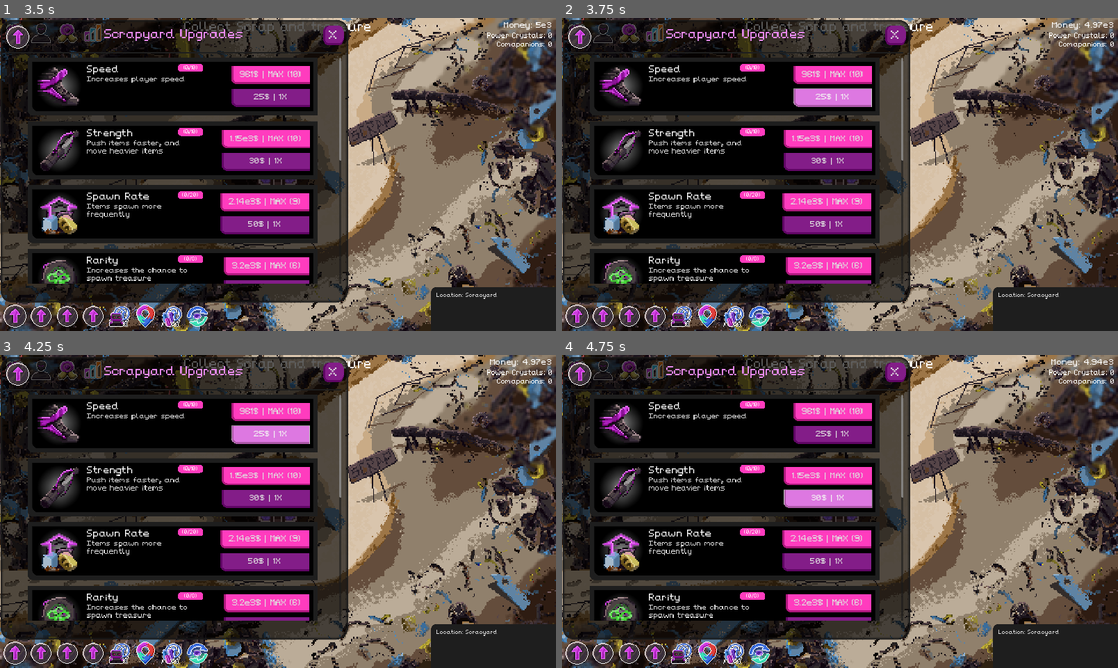
Above: before the commit, frames 1-4 (two rows, left to right).
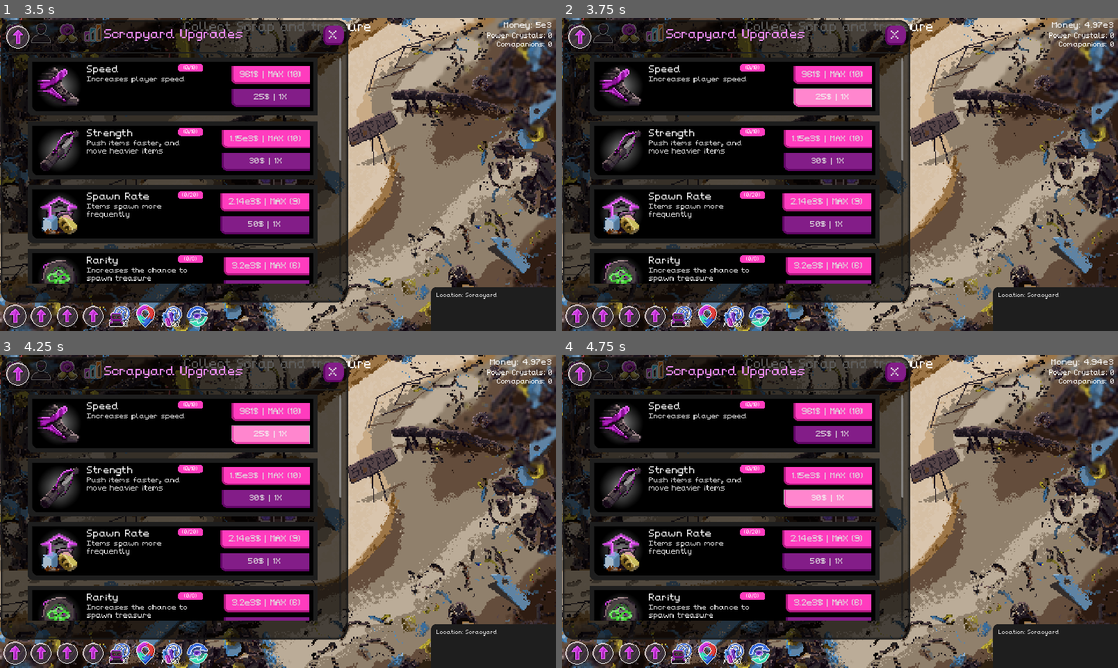
Above: after the commit, the same moments.

Repository: NathanHeaton/Robo-revolution
Game: Godot game, scene res://Main/main.tscn
Two runs of this game, one before a commit and one after it. Both use one fixed random seed, a clock stepped at 60 frames per second and the inputs below. Before the commit the project starts from res://main.tscn.
Inputs (mouse positions are in pixels of both pictures, inside the frame that each line leads up to):
- Up to frame 1 (3.5 s): click (38, 33) at 0.5 s; click (66, 33) at 1.25 s; click (94, 33) at 2 s; click (16, 315) at 2.75 s
- Up to frame 2 (3.75 s): click "25$ | 1X" at 3.5 s
- Up to frame 3 (4.25 s): no input
- Up to frame 4 (4.75 s): click "30$ | 1X" at 4.25 s

Frame 1 is identical in both runs. In frame 2, 0.8% of the frame differs, in the area x 41-56%, y 22-29%; in frame 3, 0.8%; in frame 4, 0.9%, in the area x 40-56%, y 43-49%.

Commit message:
fixed file structure

Diff:
--- /dev/null
+++ b/robo-revolution/Main/main.tscn
@@ -0,0 +1,40 @@
+[gd_scene load_steps=9 format=3 uid="uid://c8nwu4mwix02w"]
+
+[ext_resource type="Script" path="res://Main/main.gd" id="1_l0ipk"]
+[ext_resource type="PackedScene" uid="uid://cypyv08he7eys" path="res://Scenes/scrap_treasure.tscn" id="2_yxho2"]
+[ext_resource type="PackedScene" uid="uid://cpky4ajurmwss" path="res://Scenes/location_sprites.tscn" id="3_cn8wn"]
+[ext_resource type="PackedScene" uid="uid://chxff3xxo7qn2" path="res://Scenes/player.tscn" id="4_pkabt"]
+[ext_resource type="PackedScene" uid="uid://dkgn3ys5nt1ao" path="res://Scenes/item_collector.tscn" id="5_looat"]
+[ext_resource type="PackedScene" uid="uid://3pke8c3v8xbd" path="res://UI/hud.tscn" id="6_rxbsb"]
+[ext_resource type="PackedScene" uid="uid://bgplxom4d71ao" path="res://Scenes/walls.tscn" id="7_lbk8s"]
+[ext_resource type="PackedScene" uid="uid://cbh7nw33q7mn7" path="res://Scenes/item_creator.tscn" id="8_7cs6e"]
+
+[node name="Main" type="Node"]
+script = ExtResource("1_l0ipk")
+scrap_treasure = ExtResource("2_yxho2")
+metadata/_edit_vertical_guides_ = [824.0, 1143.0, 964.0]
+metadata/_edit_horizontal_guides_ = [325.0, 725.0, 517.0]
+
+[node name="Location_Sprites" parent="." instance=ExtResource("3_cn8wn")]
+
+[node name="Player" parent="." instance=ExtResource("4_pkabt")]
+position = Vector2(994, 660)
+
+[node name="loot_spawn_timer" type="Timer" parent="."]
+autostart = true
+
+[node name="Start_Position" type="Marker2D" parent="."]
+position = Vector2(800, 500)
+
+[node name="Item_Collector" parent="." instance=ExtResource("5_looat")]
+
+[node name="HUD" parent="." instance=ExtResource("6_rxbsb")]
+
+[node name="Walls" parent="." instance=ExtResource("7_lbk8s")]
+
+[node name="Item_creator" parent="." instance=ExtResource("8_7cs6e")]
+
+[connection signal="push" from="Player" to="." method="_on_player_push"]
+[connection signal="timeout" from="loot_spawn_timer" to="." method="_spawn_loot"]
+[connection signal="collect" from="Item_Collector" to="." method="_on_item_collector_collect"]
+[connection signal="start_game" from="HUD" to="." method="_on_hud_start_game"]
--- a/robo-revolution/item_collector.tscn
+++ b/robo-revolution/Scenes/item_collector.tscn
@@ -1,6 +1,6 @@
 [gd_scene load_steps=7 format=3 uid="uid://dkgn3ys5nt1ao"]
 
-[ext_resource type="Script" path="res://rigid_body_2d.gd" id="1_8ruds"]
+[ext_resource type="Script" path="res://Scenes/rigid_body_2d.gd" id="1_8ruds"]
 [ext_resource type="Texture2D" uid="uid://bc88own3hjhol" path="res://assets/collection_point.png" id="2_ayeuq"]
 
 [sub_resource type="CircleShape2D" id="CircleShape2D_mgpwt"]
--- a/robo-revolution/item_creator.tscn
+++ b/robo-revolution/Scenes/item_creator.tscn
@@ -1,6 +1,6 @@
 [gd_scene load_steps=2 format=3 uid="uid://cbh7nw33q7mn7"]
 
-[ext_resource type="Script" path="res://item_creator.gd" id="1_2vs4u"]
+[ext_resource type="Script" path="res://Scenes/item_creator.gd" id="1_2vs4u"]
 
 [node name="Item_creator" type="Node" groups=["scrapTreasure"]]
 script = ExtResource("1_2vs4u")
--- a/robo-revolution/location_sprites.tscn
+++ b/robo-revolution/Scenes/location_sprites.tscn
@@ -1,7 +1,7 @@
 [gd_scene load_steps=8 format=3 uid="uid://cpky4ajurmwss"]
 
 [ext_resource type="Texture2D" uid="uid://c6jjhyraw7f72" path="res://assets/Locations-Sheet.png" id="1_h71mi"]
-[ext_resource type="Script" path="res://location_sprites.gd" id="2_d7tva"]
+[ext_resource type="Script" path="res://Scenes/location_sprites.gd" id="2_d7tva"]
 
 [sub_resource type="AtlasTexture" id="AtlasTexture_r2ft2"]
 atlas = ExtResource("1_h71mi")
--- a/robo-revolution/player.tscn
+++ b/robo-revolution/Scenes/player.tscn
@@ -1,6 +1,6 @@
 [gd_scene load_steps=10 format=3 uid="uid://chxff3xxo7qn2"]
 
-[ext_resource type="Script" path="res://player.gd" id="1_7vtfk"]
+[ext_resource type="Script" path="res://Scenes/player.gd" id="1_7vtfk"]
 [ext_resource type="Texture2D" uid="uid://vc7fsssuw2mr" path="res://assets/player_sprite-Sheet.png" id="1_jxlbb"]
 
 [sub_resource type="AtlasTexture" id="AtlasTexture_pcks4"]
--- a/robo-revolution/scrap_treasure.tscn
+++ b/robo-revolution/Scenes/scrap_treasure.tscn
@@ -1,6 +1,6 @@
 [gd_scene load_steps=70 format=3 uid="uid://cypyv08he7eys"]
 
-[ext_resource type="Script" path="res://scrap_treasure.gd" id="1_bp5v4"]
+[ext_resource type="Script" path="res://Scenes/scrap_treasure.gd" id="1_bp5v4"]
 [ext_resource type="Texture2D" uid="uid://dsg2470af5hxa" path="res://assets/loot_items.png" id="1_lcom2"]
 
 [sub_resource type="PhysicsMaterial" id="PhysicsMaterial_vufmf"]
--- a/robo-revolution/hud.gd
+++ b/robo-revolution/UI/hud.gd
@@ -1,13 +1,17 @@
 extends Control
 
-var upgrade_card_scene = preload("res://upgrade_card.tscn")
-var location_card_scene = preload("res://location_card.tscn")
+var upgrade_card_scene = preload("res://UI/upgrade_card.tscn")
+var location_card_scene = preload("res://UI/location_card.tscn")
 
 signal start_game
 
 
 # Called when the node enters the scene tree for the first time.
 func _ready() -> void:
+	print(upgrade_card_scene)
+	print(location_card_scene)
+	var card = location_card_scene.instantiate()
+	print(card)
 	$Scrapyard_upgrade_panel.hide()
 	$Locations_panel.hide()
 	generate_scrapyard_upgrades()
@@ -70,6 +74,7 @@
 	var locations:Dictionary = LocationData.location_data
 	for location in LocationData.location_data:
 		var card = location_card_scene.instantiate()
+		print(card)
 		$Locations_panel/Locations_content/ScrollContainer/locations.add_child(card)
 		#get_inital_data(t_description,t_pos,t_title, t_cost, t_pri, t_sec, t_unlocked)
 		card.get_inital_data(locations[location].get("description"),locations[location].get("sprite_position"),locations[loca …(203 unchanged characters)…
--- a/robo-revolution/hud.tscn
+++ b/robo-revolution/UI/hud.tscn
@@ -1,6 +1,6 @@
 [gd_scene load_steps=24 format=3 uid="uid://3pke8c3v8xbd"]
 
-[ext_resource type="Script" path="res://hud.gd" id="1_qb4pq"]
+[ext_resource type="Script" path="res://UI/hud.gd" id="1_qb4pq"]
 [ext_resource type="Texture2D" uid="uid://b5fqnhsorrxyf" path="res://assets/top_nav_icons.png" id="2_yatbj"]
 [ext_resource type="Texture2D" uid="uid://bisrwqsp3i7ac" path="res://assets/upgrade_icons.png" id="3_80ti6"]
 
--- a/robo-revolution/location_card.tscn
+++ b/robo-revolution/UI/location_card.tscn
@@ -1,11 +1,11 @@
 [gd_scene load_steps=12 format=3 uid="uid://bgh71pk7i2w1n"]
 
-[ext_resource type="Script" path="res://location_card.gd" id="1_vjwwg"]
-[ext_resource type="Texture2D" uid="uid://bictl1ubjaau0" path="res://assets/Basic Items.png" id="2_x5u22"]
-[ext_resource type="FontFile" uid="uid://battadr66q4dj" path="res://assets/Fonts/PixelifySans-VariableFont_wght.ttf" id="3_76oin"]
-[ext_resource type="StyleBox" uid="uid://btbtswtbq2102" path="res://button_focus.tres" id="4_neclg"]
-[ext_resource type="StyleBox" uid="uid://cumvo6rguxrma" path="res://styles/Disabled_buy_button.tres" id="5_fd5mt"]
-[ext_resource type="StyleBox" uid="uid://b1ba2pu1l6a3m" path="res://styles/normal_buy_button.tres" id="6_y7u8s"]
+[ext_resource type="Script" path="res://UI/location_card.gd" id="1_ebauc"]
+[ext_resource type="Texture2D" uid="uid://bictl1ubjaau0" path="res://assets/Basic Items.png" id="2_1e3ij"]
+[ext_resource type="FontFile" uid="uid://battadr66q4dj" path="res://assets/Fonts/PixelifySans-VariableFont_wght.ttf" id="3_os820"]
+[ext_resource type="StyleBox" uid="uid://btbtswtbq2102" path="res://button_focus.tres" id="4_hxyno"]
+[ext_resource type="StyleBox" uid="uid://cumvo6rguxrma" path="res://styles/Disabled_buy_button.tres" id="5_f1j8m"]
+[ext_resource type="StyleBox" uid="uid://b1ba2pu1l6a3m" path="res://styles/normal_buy_button.tres" id="6_tbwha"]
 
 [sub_resource type="StyleBoxFlat" id="StyleBoxFlat_eq3nb"]
 bg_color = Color(0.117647, 0.117647, 0.117647, 1)
@@ -55,7 +55,7 @@
 offset_right = -0.320068
 offset_bottom = 0.199997
 size_flags_vertical = 3
-script = ExtResource("1_vjwwg")
+script = ExtResource("1_ebauc")
 
 [node name="location_panel" type="Panel" parent="."]
 custom_minimum_size = Vector2(1000, 200)
--- a/robo-revolution/upgrade_card.gd
+++ b/robo-revolution/UI/upgrade_card.gd
@@ -78,9 +78,9 @@
 
 func _update_button_state():
 	if (Money.MONEY < cost):
-		$"Panel/MarginContainer/Upgarde_Content_Panel/MarginContainer/buy_section/1X".disabled = true
+		$Panel/MarginContainer/Upgarde_Content_Panel/MarginContainer/buy_section/Buy.disabled = true
 	else:
-		$"Panel/MarginContainer/Upgarde_Content_Panel/MarginContainer/buy_section/1X".disabled = false
+		$Panel/MarginContainer/Upgarde_Content_Panel/MarginContainer/buy_section/Buy.disabled = false
 
 func _change_sprite():
 	var icon_rect = Rect2(Vector2(pos.x *FRAME_SIZE,pos.y *FRAME_SIZE),Vector2(FRAME_SIZE,FRAME_SIZE))
@@ -91,8 +91,11 @@
 
 
 func _change_cost():
-	$"Panel/MarginContainer/Upgarde_Content_Panel/MarginContainer/buy_section/1X".text = Money.covert_Scientific_format(cost) + "$ | 1X"
+	$Panel/MarginContainer/Upgarde_Content_Panel/MarginContainer/buy_section/Buy.text = Money.covert_Scientific_format(cost) + "$ | 1X"
 
 
-func _on_x_pressed() -> void:
+
+
+func _on_buy_pressed() -> void:
+
 	UpgradeManager.apply_upgrade(title,level,1,cost)
--- a/robo-revolution/upgrade_card.tscn
+++ b/robo-revolution/UI/upgrade_card.tscn
@@ -1,12 +1,12 @@
-[gd_scene load_steps=18 format=3 uid="uid://uarugnx1gljb"]
-
-[ext_resource type="Script" path="res://upgrade_card.gd" id="1_2ltps"]
-[ext_resource type="Texture2D" uid="uid://bictl1ubjaau0" path="res://assets/Basic Items.png" id="1_i8ykb"]
-[ext_resource type="Texture2D" uid="uid://emau8dp4fqpx" path="res://assets/Glow_Background.png" id="2_e7vse"]
-[ext_resource type="StyleBox" uid="uid://btbtswtbq2102" path="res://button_focus.tres" id="5_ac0y5"]
-[ext_resource type="StyleBox" uid="uid://cumvo6rguxrma" path="res://styles/Disabled_buy_button.tres" id="5_lkdy5"]
-[ext_resource type="StyleBox" uid="uid://b1ba2pu1l6a3m" path="res://styles/normal_buy_button.tres" id="6_7uf5o"]
-[ext_resource type="StyleBox" uid="uid://b2mv4wr1odhnx" path="res://styles/normal_max_button.tres" id="6_k4m47"]
+[gd_scene load_steps=16 format=3 uid="uid://uarugnx1gljb"]
+
+[ext_resource type="Script" path="res://UI/upgrade_card.gd" id="1_benln"]
+[ext_resource type="Texture2D" uid="uid://bictl1ubjaau0" path="res://assets/Basic Items.png" id="2_6i2si"]
+[ext_resource type="Texture2D" uid="uid://emau8dp4fqpx" path="res://assets/Glow_Background.png" id="3_yxxsx"]
+[ext_resource type="StyleBox" uid="uid://btbtswtbq2102" path="res://button_focus.tres" id="4_4ir7t"]
+[ext_resource type="StyleBox" uid="uid://cumvo6rguxrma" path="res://styles/Disabled_buy_button.tres" id="5_lcu3s"]
+[ext_resource type="StyleBox" uid="uid://b2mv4wr1odhnx" path="res://styles/normal_max_button.tres" id="6_17u43"]
+[ext_resource type="StyleBox" uid="uid://b1ba2pu1l6a3m" path="res://styles/normal_buy_button.tres" id="7_y2clt"]
 
 [sub_resource type="StyleBoxFlat" id="StyleBoxFlat_tvyci"]
 bg_color = Color(0.117647, 0.117647, 0.117647, 1)
@@ -71,34 +71,6 @@
 expand_margin_bottom = 10.0
 anti_aliasing = false
 
-[sub_resource type="StyleBoxFlat" id="StyleBoxFlat_ogord"]
-content_margin_left = 20.0
-content_margin_right = 20.0
-bg_color = Color(0.8667, 0.468787, 0.880652, 1)
-border_width_left = 7
-border_width_bottom = 7
-border_color = Color(0.674427, 0.344994, 0.657784, 1)
-corner_radius_bottom_left = 20
-corner_detail = 6
-expand_margin_left = 10.0
-expand_margin_top = 15.0
-expand_margin_right = 10.0
-expand_margin_bottom = 10.0
-anti_aliasing = false
-
-[sub_resource type="StyleBoxFlat" id="StyleBoxFlat_figw4"]
-bg_color = Color(0.513726, 0.113725, 0.533333, 1)
-border_width_left = 2
-border_width_bottom = 2
-border_color = Color(0.376471, 0.0235294, 0.396078, 1)
-corner_radius_bottom_left = 20
-corner_detail = 6
-expand_margin_left = 10.0
-expand_margin_top = 15.0
-expand_margin_right = 10.0
-expand_margin_bottom = 10.0
-anti_aliasing = false
-
 [node name="upgrade_card" type="Panel"]
 custom_minimum_size = Vector2(1000, 200)
 offset_right = 1000.0
@@ -108,7 +80,7 @@
 size_flags_horizontal = 6
 size_flags_vertical = 0
 theme_override_styles/panel = SubResource("StyleBoxFlat_tvyci")
-script = ExtResource("1_2ltps")
+script = ExtResource("1_benln")
 
 [node name="Panel" type="Panel" parent="."]
 custom_minimum_size = Vector2(1000, 200)
@@ -253,14 +225,14 @@
 custom_minimum_size = Vector2(0, 10)
 layout_mode = 2
 
-[node name="1X" type="Button" parent="Panel/MarginContainer/Upgarde_Content_Panel/MarginContainer/buy_section"]
+[node name="Buy" type="Button" parent="Panel/MarginContainer/Upgarde_Content_Panel/MarginContainer/buy_section"]
 layout_mode = 2
 theme_override_font_sizes/font_size = 28
-theme_override_styles/focus = ExtResource("5_ac0y5")
-theme_override_styles/disabled = ExtResource("5_lkdy5")
-theme_override_styles/hover = SubResource("StyleBoxFlat_ogord")
-theme_override_styles/pressed = SubResource("StyleBoxFlat_figw4")
-theme_override_styles/normal = ExtResource("6_7uf5o")
-text = "100$  | Buy 1X"
-
-[connection signal="pressed" from="Panel/MarginContainer/Upgarde_Content_Panel/MarginContainer/buy_section/1X" to="." method="_on_x_pressed"]
+theme_override_styles/focus = ExtResource("4_4ir7t")
+theme_override_styles/disabled = ExtResource("5_lcu3s")
+theme_override_styles/hover = SubResource("StyleBoxFlat_asren")
+theme_override_styles/pressed = ExtResource("7_y2clt")
+theme_override_styles/normal = ExtResource("7_y2clt")
+text = "100$  | MAX"
+
+[connection signal="pressed" from="Panel/MarginContainer/Upgarde_Content_Panel/MarginContainer/buy_section/Buy" to="." method="_on_buy_pressed"]
--- a/robo-revolution/hud.gdshader
+++ /dev/null
@@ -1,14 +0,0 @@
-shader_type canvas_item;
-
-void vertex() {
-	// Called for every vertex the material is visible on.
-}
-
-void fragment() {
-	// Called for every pixel the material is visible on.
-}
-
-//void light() {
-	// Called for every pixel for every light affecting the CanvasItem.
-	// Uncomment to replace the default light processing function with this one.
-//}
--- a/robo-revolution/main.tscn
+++ /dev/null
@@ -1,40 +0,0 @@
-[gd_scene load_steps=9 format=3 uid="uid://c8nwu4mwix02w"]
-
-[ext_resource type="Script" path="res://main.gd" id="1_3hp8v"]
-[ext_resource type="PackedScene" uid="uid://chxff3xxo7qn2" path="res://player.tscn" id="1_kglwf"]
-[ext_resource type="PackedScene" uid="uid://cypyv08he7eys" path="res://scrap_treasure.tscn" id="2_vycq8"]
-[ext_resource type="PackedScene" uid="uid://cpky4ajurmwss" path="res://location_sprites.tscn" id="3_if4rs"]
-[ext_resource type="PackedScene" uid="uid://dkgn3ys5nt1ao" path="res://item_collector.tscn" id="4_q373p"]
-[ext_resource type="PackedScene" uid="uid://3pke8c3v8xbd" path="res://hud.tscn" id="5_h1go3"]
-[ext_resource type="PackedScene" uid="uid://bgplxom4d71ao" path="res://walls.tscn" id="6_o4jhg"]
-[ext_resource type="PackedScene" uid="uid://cbh7nw33q7mn7" path="res://item_creator.tscn" id="7_8vil2"]
-
-[node name="Main" type="Node"]
-script = ExtResource("1_3hp8v")
-scrap_treasure = ExtResource("2_vycq8")
-metadata/_edit_vertical_guides_ = [824.0, 1143.0, 964.0]
-metadata/_edit_horizontal_guides_ = [325.0, 725.0, 517.0]
-
-[node name="Location_Sprites" parent="." instance=ExtResource("3_if4rs")]
-
-[node name="Player" parent="." instance=ExtResource("1_kglwf")]
-position = Vector2(994, 660)
-
-[node name="loot_spawn_timer" type="Timer" parent="."]
-autostart = true
-
-[node name="Start_Position" type="Marker2D" parent="."]
-position = Vector2(800, 500)
-
-[node name="Item_Collector" parent="." instance=ExtResource("4_q373p")]
-
-[node name="HUD" parent="." instance=ExtResource("5_h1go3")]
-
-[node name="Walls" parent="." instance=ExtResource("6_o4jhg")]
-
-[node name="Item_creator" parent="." instance=ExtResource("7_8vil2")]
-
-[connection signal="push" from="Player" to="." method="_on_player_push"]
-[connection signal="timeout" from="loot_spawn_timer" to="." method="_spawn_loot"]
-[connection signal="collect" from="Item_Collector" to="." method="_on_item_collector_collect"]
-[connection signal="start_game" from="HUD" to="." method="_on_hud_start_game"]
--- a/robo-revolution/node.gd
+++ /dev/null
@@ -1,11 +0,0 @@
-extends Node
-
-
-# Called when the node enters the scene tree for the first time.
-func _ready() -> void:
-	pass # Replace with function body.
-
-
-# Called every frame. 'delta' is the elapsed time since the previous frame.
-func _process(delta: float) -> void:
-	pass
--- a/robo-revolution/project.godot
+++ b/robo-revolution/project.godot
@@ -11,16 +11,16 @@
 [application]
 
 config/name="Robo-revolution"
-run/main_scene="res://main.tscn"
+run/main_scene="res://Main/main.tscn"
 config/features=PackedStringArray("4.3", "Forward Plus")
 config/icon="res://icon.svg"
 
 [autoload]
 
-UpgradeData="*res://upgrade_data.gd"
-Money="*res://money.gd"
-LocationData="*res://Location_Data.gd"
-UpgradeManager="*res://upgrade_manager.gd"
+UpgradeData="*res://Globals/upgrade_data.gd"
+Money="*res://Globals/money.gd"
+LocationData="*res://Globals/Location_Data.gd"
+UpgradeManager="*res://Globals/upgrade_manager.gd"
 
 [display]
 
Renamed: robo-revolution/Location_Data.gd -> robo-revolution/Globals/Location_Data.gd
Renamed: robo-revolution/money.gd -> robo-revolution/Globals/money.gd
Renamed: robo-revolution/upgrade_data.gd -> robo-revolution/Globals/upgrade_data.gd
Renamed: robo-revolution/upgrade_manager.gd -> robo-revolution/Globals/upgrade_manager.gd
Renamed: robo-revolution/main.gd -> robo-revolution/Main/main.gd
Renamed: robo-revolution/item_creator.gd -> robo-revolution/Scenes/item_creator.gd
Renamed: robo-revolution/Location_sprites.gd -> robo-revolution/Scenes/location_sprites.gd
Renamed: robo-revolution/locations.tscn -> robo-revolution/Scenes/locations.tscn
Renamed: robo-revolution/player.gd -> robo-revolution/Scenes/player.gd
Renamed: robo-revolution/rigid_body_2d.gd -> robo-revolution/Scenes/rigid_body_2d.gd
Renamed: robo-revolution/scrap_treasure.gd -> robo-revolution/Scenes/scrap_treasure.gd
Renamed: robo-revolution/walls.tscn -> robo-revolution/Scenes/walls.tscn
(and 6 more such lines)
